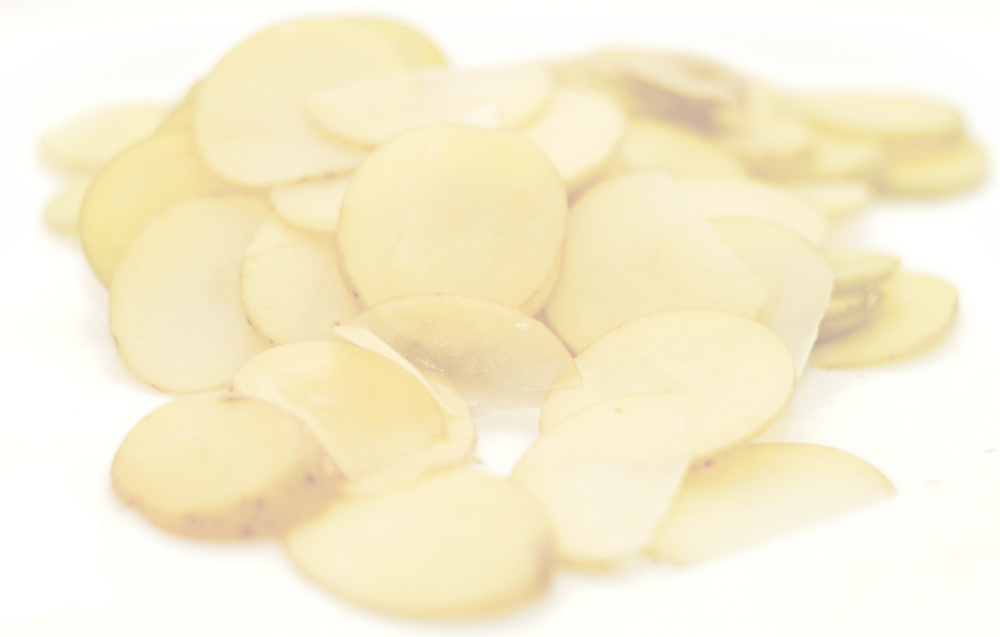
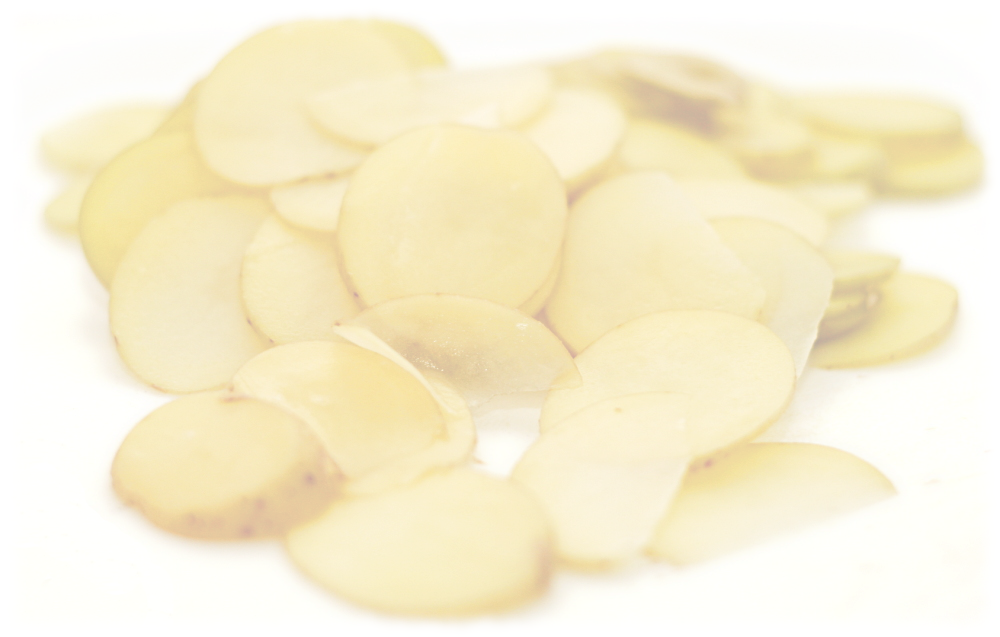
Layers edited between the first and the second 1000×637 image:
removed layer "Ebene" over [0, 462, 110, 620]
painted on "potatoes.jpg" over [0, 0, 1000, 637]
